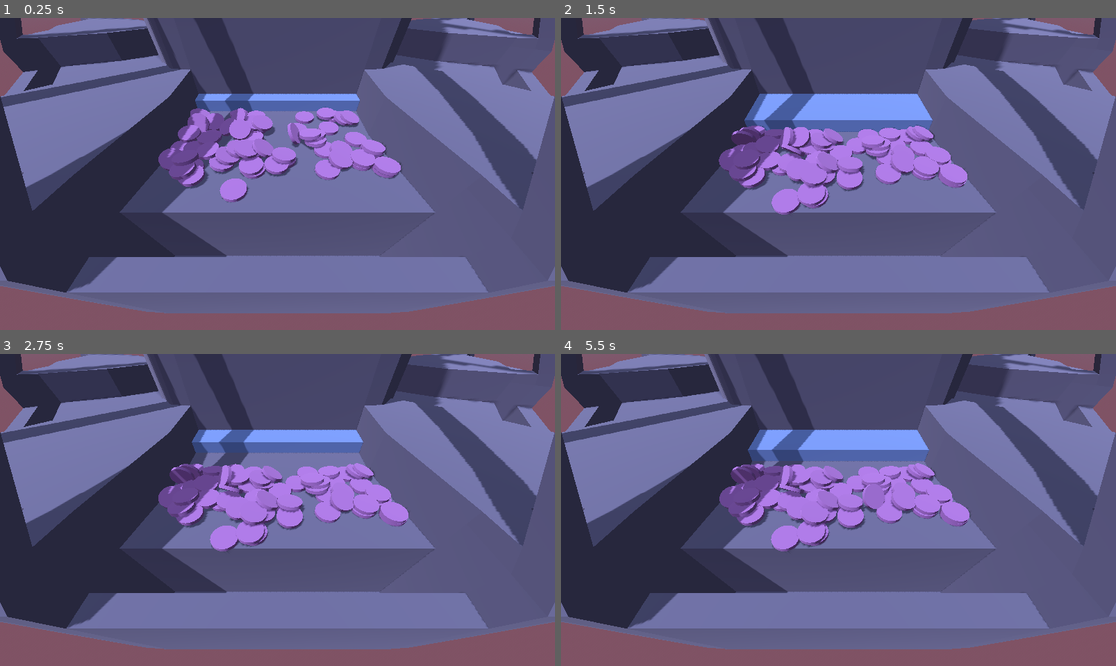
Above: before the commit, frames 1-4 (two rows, left to right).
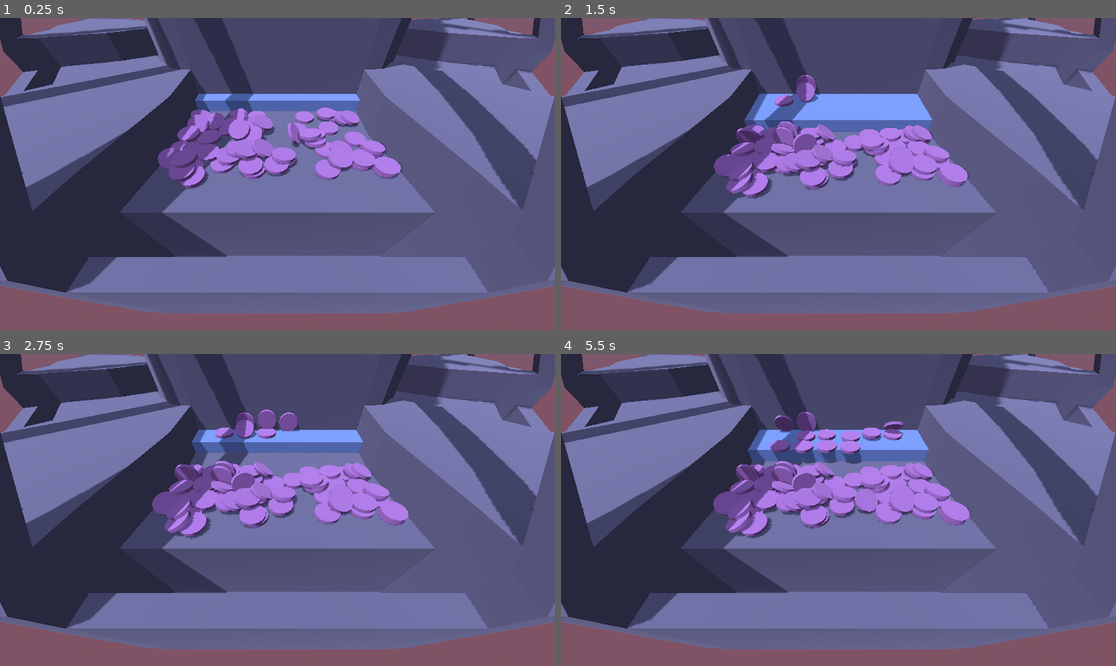
Above: after the commit, the same moments.

Repository: kennethbchen/Coin-Pusher-Game
Game: Godot game, scene res://Game.tscn
Two runs of this game, one before a commit and one after it. Both use one fixed random seed, a clock stepped at 60 frames per second and the inputs below.
Inputs (mouse positions are in pixels of both pictures, inside the frame that each line leads up to):
- Up to frame 1 (0.25 s): no input
- Up to frame 2 (1.5 s): move the mouse to (960, 158) at 0.52 s; hold 1 (game_drop_1, bound only after the commit) 0.53-1.28 s; tap 2 (game_drop_2, bound only after the commit) at 0.8, 1.35 s; move the mouse to (727, 189) at 1.27 s
- Up to frame 3 (2.75 s): tap 3 (game_drop_3, bound only after the commit) at 1.55 s; move the mouse to (333, 441) at 2.02 s; hold 3 (game_drop_3, bound only after the commit) from 2.03 s (still down); tap 4 (game_drop_4, bound only after the commit) at 2.3 s
- Up to frame 4 (5.5 s): move the mouse to (810, 572) at 2.77 s; release 3 (game_drop_3, bound only after the commit) at 2.78 s; tap 4 (game_drop_4, bound only after the commit) at 2.85 s; tap 5 (game_drop_5, bound only after the commit) at 3.05 s; move the mouse to (1005, 556) at 3.52 s; hold 5 (game_drop_5, bound only after the commit) 3.53-4.28 s; tap 6 (game_drop_6, bound only after the commit) at 3.8, 4.35 s; move the mouse to (672, 463) at 4.27 s; tap 1 (game_drop_1, bound only after the commit) at 4.55 s; move the mouse to (866, 510) at 5.02 s; press the mouse at (866, 510) at 5.03 s; tap 2 (game_drop_2, bound only after the commit) at 5.3 s

The runs differ from the first frame. In frame 1, 1.1% of the frame differs, in the area x 28-73%, y 28-60%; in frame 2, 4.3%; in frame 3, 4.8%; in frame 4, 5.7%, in the area x 27-74%, y 18-64%.

Commit message:
Added ability to drop coins from designated areas

Diff:
--- a/Game.tscn
+++ b/Game.tscn
@@ -52,14 +52,31 @@
 [sub_resource type="WorldBoundaryShape3D" id="WorldBoundaryShape3D_yurye"]
 plane = Plane(0, 0, 1, 0)
 
-[node name="Game" type="Node3D"]
+[node name="Game" type="Node3D" node_paths=PackedStringArray("drop_points_parent")]
 script = ExtResource("1_ppn4k")
 token_scene = ExtResource("1_flwpa")
-
-[node name="SpawnPoints" type="Node3D" parent="."]
-
-[node name="Marker3D" type="Marker3D" parent="SpawnPoints"]
-transform = Transform3D(1, 0, 0, 0, 1, 0, 0, 0, 1, 3.25351, 1.82104, -10.9418)
+drop_points_parent = NodePath("DropPoints")
+
+[node name="DropPoints" type="Node3D" parent="."]
+transform = Transform3D(1, 0, 0, 0, 1, 0, 0, 0, 1, 0, 0.491553, -10.3934)
+
+[node name="1" type="Marker3D" parent="DropPoints"]
+transform = Transform3D(1, 0, 0, 0, 1, 0, 0, 0, 1, 2.98937, 1.82104, 0)
+
+[node name="2" type="Marker3D" parent="DropPoints"]
+transform = Transform3D(1, 0, 0, 0, 1, 0, 0, 0, 1, 1.78986, 1.821, 0)
+
+[node name="3" type="Marker3D" parent="DropPoints"]
+transform = Transform3D(1, 0, 0, 0, 1, 0, 0, 0, 1, 0.589857, 1.821, 0)
+
+[node name="4" type="Marker3D" parent="DropPoints"]
+transform = Transform3D(1, 0, 0, 0, 1, 0, 0, 0, 1, -0.610142, 1.821, 0)
+
+[node name="5" type="Marker3D" parent="DropPoints"]
+transform = Transform3D(1, 0, 0, 0, 1, 0, 0, 0, 1, -1.81014, 1.821, 0)
+
+[node name="6" type="Marker3D" parent="DropPoints"]
+transform = Transform3D(1, 0, 0, 0, 1, 0, 0, 0, 1, -3.01014, 1.821, 0)
 
 [node name="Env" type="Node" parent="."]
 
@@ -188,9 +205,6 @@
 
 [node name="Tokens" type="Node" parent="."]
 
-[node name="Token" parent="." instance=ExtResource("1_flwpa")]
-transform = Transform3D(1, 0, 0, 0, 1, 0, 0, 0, 1, 1.64923, 1.127, -16.4791)
-
 [connection signal="body_entered" from="BottomHitbox" to="." method="_on_body_fell"]
 
 [editable path="Table/CoinPusher"]
--- a/Scripts/Game.gd
+++ b/Scripts/Game.gd
@@ -2,10 +2,17 @@
 
 @export var token_scene: PackedScene
 
+# Workaround until you can add Nodes to an array directly through the editor
+@export var drop_points_parent: Node
+var drop_points: Array[Node] = []
+
 @onready var camera = $Env/Camera3D
 @onready var token_parent = $Tokens
+
 var cast_from = null
 var cast_to = null
+
+
 
 # --- Temp Stuff ----
 @onready var spawn_area: = $SpawnArea as BoxArea
@@ -13,11 +20,12 @@
 # Called when the node enters the scene tree for the first time.
 func _ready():
 
+	for child in drop_points_parent.get_children():
+		drop_points.append(child)
 
 	for i in range(0, 60):
 		var token = _create_token()
 		token.position = spawn_area.get_random_point()
-
 
 func _unhandled_input(event):
 
@@ -25,6 +33,33 @@
 	if event.is_action_pressed("game_action"):
 		cast_from = camera.project_ray_origin(event.position)
 		cast_to = cast_from + camera.project_ray_normal(event.position) * 50
+
+	# Is there a better way to do this?
+	if event.is_action_pressed("game_drop_1"):
+		drop_token(0)
+
+	if event.is_action_pressed("game_drop_2"):
+		drop_token(1)
+
+	if event.is_action_pressed("game_drop_3"):
+		drop_token(2)
+
+	if event.is_action_pressed("game_drop_4"):
+		drop_token(3)
+
+	if event.is_action_pressed("game_drop_5"):
+		drop_token(4)
+
+	if event.is_action_pressed("game_drop_6"):
+		drop_token(5)
+
+func drop_token(index: int) -> void:
+
+	var ind = clamp(index, 0, drop_points.size() - 1)
+
+	var token = _create_token()
+	token.position = drop_points[ind].position
+	token.rotation.x = 90
 
 func _physics_process(delta):
 
--- a/project.godot
+++ b/project.godot
@@ -26,3 +26,33 @@
 "events": [Object(InputEventMouseButton,"resource_local_to_scene":false,"resource_name":"","device":-1,"window_id":0,"a …(236 unchanged characters)…
 ]
 }
+game_drop_1={
+"deadzone": 0.5,
+"events": [Object(InputEventKey,"resource_local_to_scene":false,"resource_name":"","device":-1,"window_id":0,"alt_pressed":false,"shift_pressed":false,"ctrl_pressed":false,"meta_pressed":false,"pressed":false,"keycode":0,"physical_keycode":49,"key_label":0,"unicode":49,"echo":false,"script":null)
+]
+}
+game_drop_2={
+"deadzone": 0.5,
+"events": [Object(InputEventKey,"resource_local_to_scene":false,"resource_name":"","device":-1,"window_id":0,"alt_pressed":false,"shift_pressed":false,"ctrl_pressed":false,"meta_pressed":false,"pressed":false,"keycode":0,"physical_keycode":50,"key_label":0,"unicode":50,"echo":false,"script":null)
+]
+}
+game_drop_3={
+"deadzone": 0.5,
+"events": [Object(InputEventKey,"resource_local_to_scene":false,"resource_name":"","device":-1,"window_id":0,"alt_pressed":false,"shift_pressed":false,"ctrl_pressed":false,"meta_pressed":false,"pressed":false,"keycode":0,"physical_keycode":51,"key_label":0,"unicode":51,"echo":false,"script":null)
+]
+}
+game_drop_4={
+"deadzone": 0.5,
+"events": [Object(InputEventKey,"resource_local_to_scene":false,"resource_name":"","device":-1,"window_id":0,"alt_pressed":false,"shift_pressed":false,"ctrl_pressed":false,"meta_pressed":false,"pressed":false,"keycode":0,"physical_keycode":52,"key_label":0,"unicode":52,"echo":false,"script":null)
+]
+}
+game_drop_5={
+"deadzone": 0.5,
+"events": [Object(InputEventKey,"resource_local_to_scene":false,"resource_name":"","device":-1,"window_id":0,"alt_pressed":false,"shift_pressed":false,"ctrl_pressed":false,"meta_pressed":false,"pressed":false,"keycode":0,"physical_keycode":53,"key_label":0,"unicode":53,"echo":false,"script":null)
+]
+}
+game_drop_6={
+"deadzone": 0.5,
+"events": [Object(InputEventKey,"resource_local_to_scene":false,"resource_name":"","device":-1,"window_id":0,"alt_pressed":false,"shift_pressed":false,"ctrl_pressed":false,"meta_pressed":false,"pressed":false,"keycode":0,"physical_keycode":54,"key_label":0,"unicode":54,"echo":false,"script":null)
+]
+}
